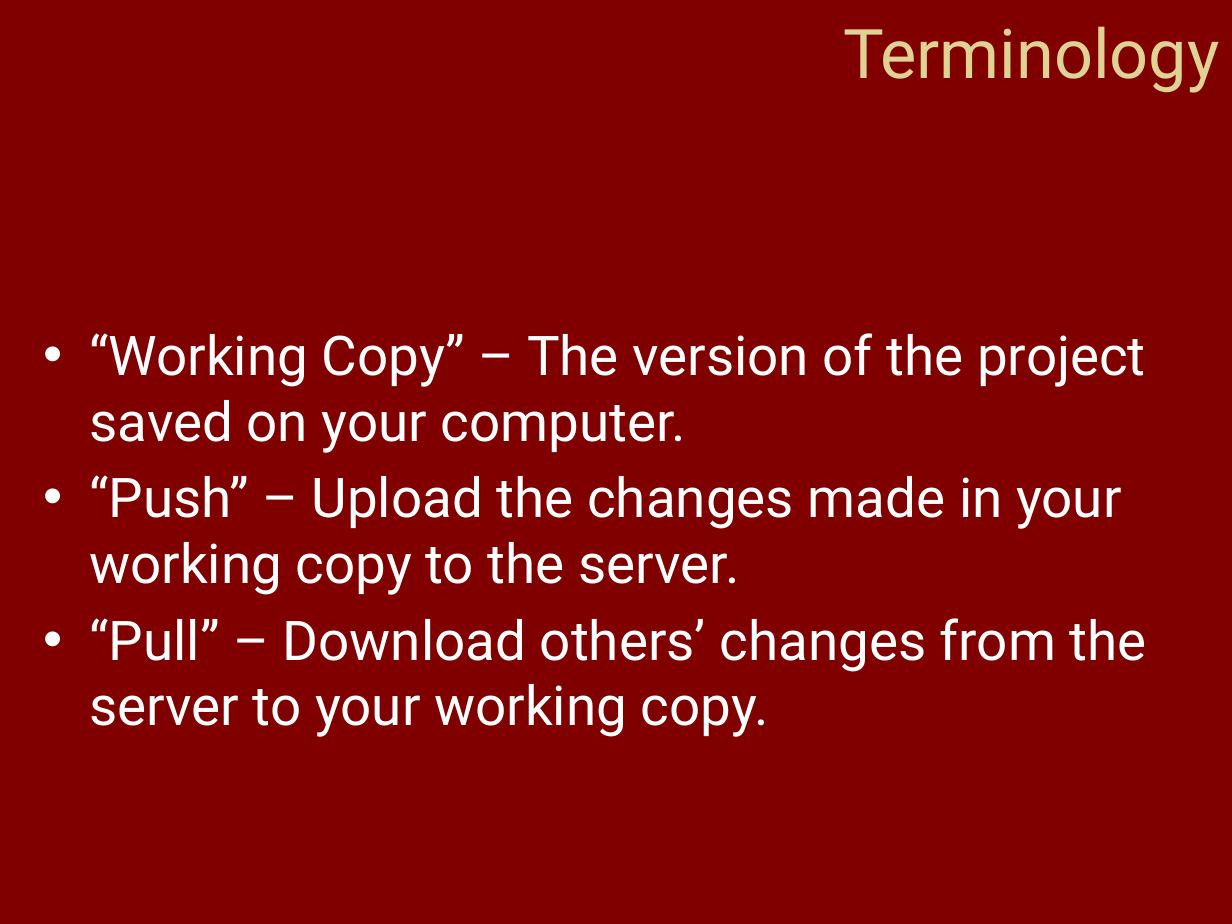
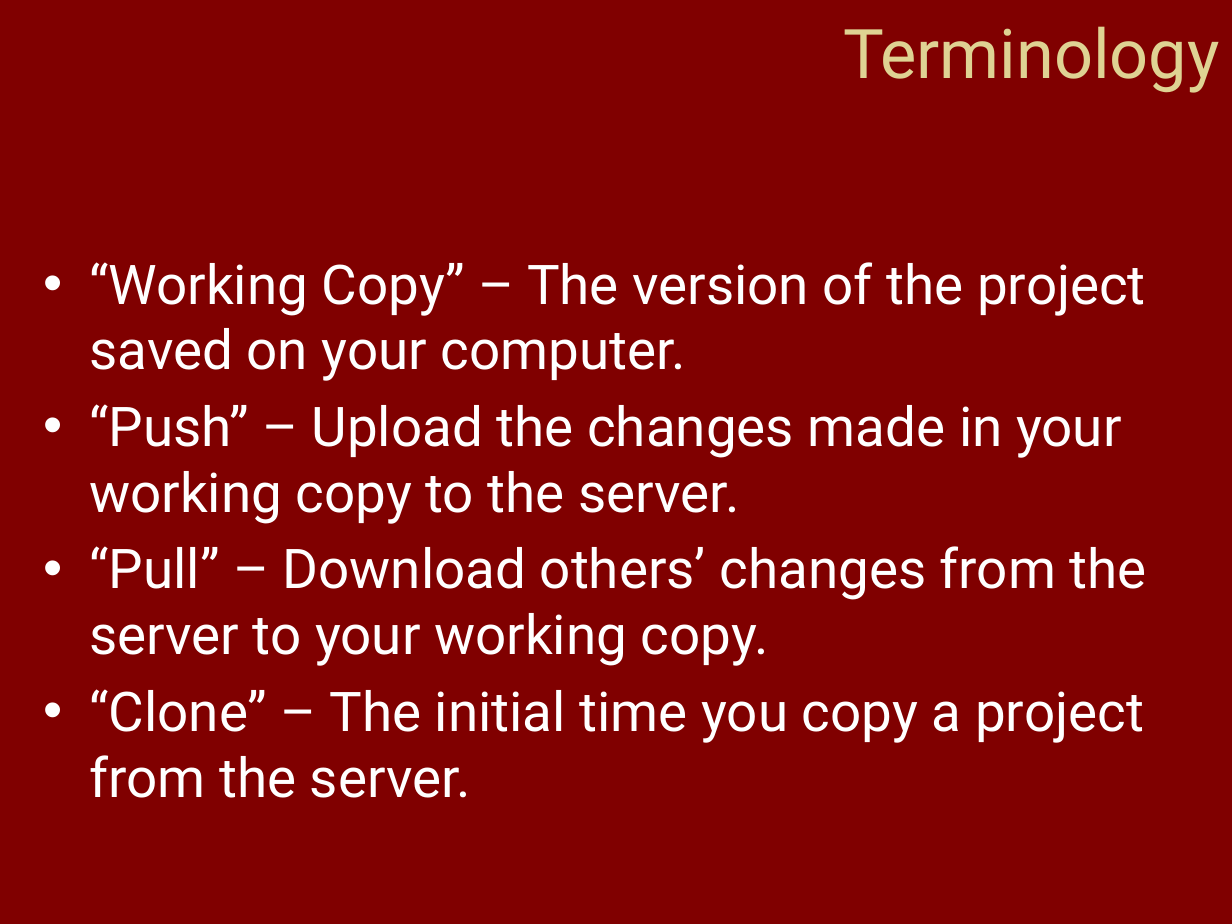
Before and after one commit to QBRC/GithubDemo, a slide deck: slide 7 of Git & Github.pptx. Drawn at 1232x924 pixels with LibreOffice and Linux fonts; fonts in the diff are those of the drawing; background and template pictures are left out. Boxes give left, top, right and bottom in pixels: in the first picture for what was removed or moved away, otherwise in the second. Text is boxed around its words. In the diff, an @@ line names an element or a change of style, - is before the commit and + after.

```diff
--- a/Git & Github.pptx
+++ b/Git & Github.pptx
@@ text at (89, 689, 1144, 798): paragraph added @@
+• “Clone” – The initial time you copy a project from the server.
```
Also in this commit, not shown: 1 other slide changed, 3 slides added.
